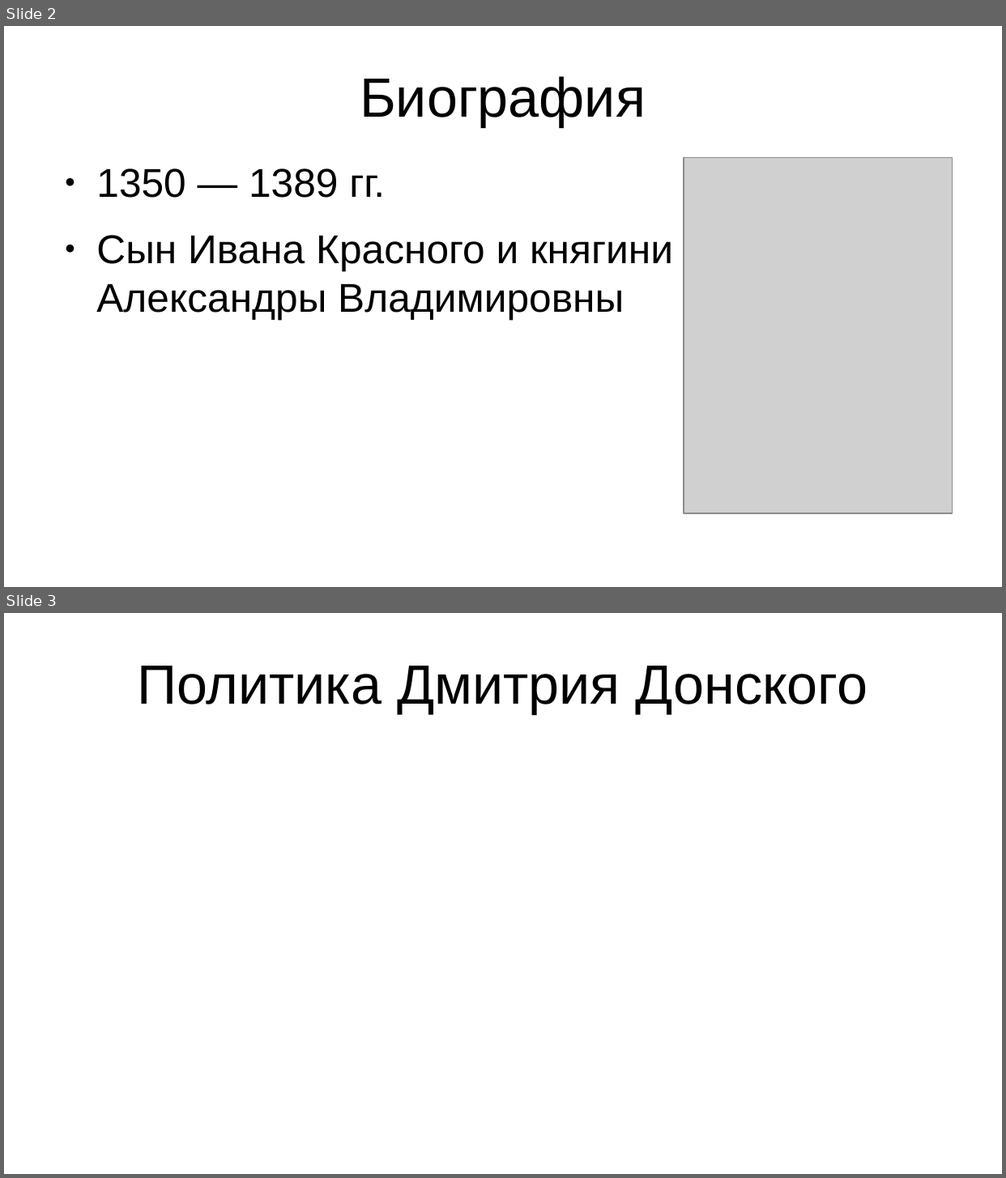
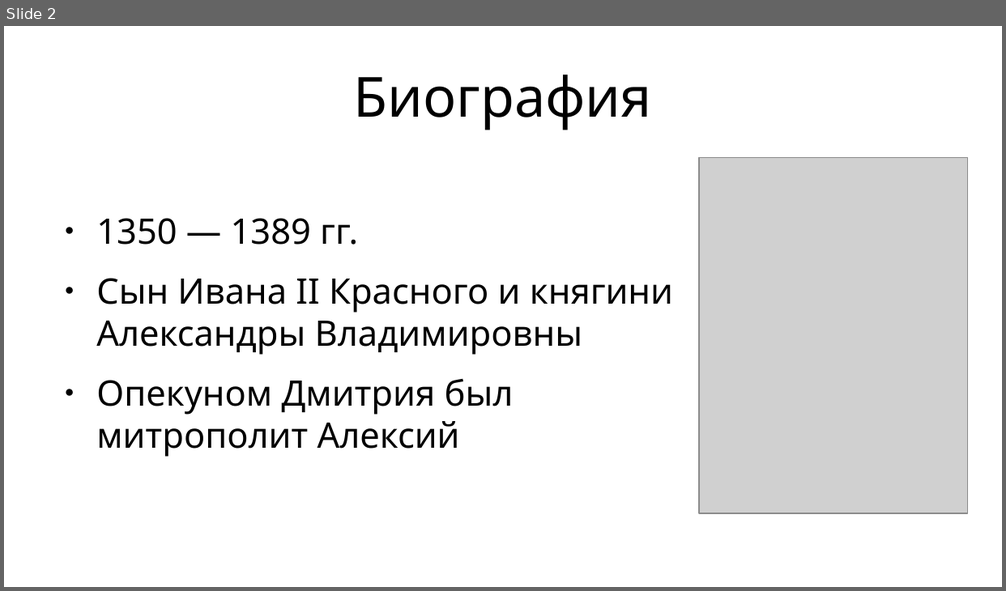
Before and after one commit to Astolfo-femboy-UwU/urban-octo-barnacle, a slide deck: История/Дмитрий Донской.pptx. Shown one above the other, each under a label of ours: slides 2 and 3 before the commit, slide 2 after it. The pictures are 1006x1178 and 1006x591 pixels, drawn with LibreOffice and Linux fonts; fonts in the diff are those of the drawing; grey boxes stand for pictures. Boxes give left, top, right and bottom in pixels: in the first picture for what was removed or moved away, otherwise in the second. Text is boxed around its words. In the diff, an @@ line names an element or a change of style, - is before the commit and + after.

```diff
--- a/История/Дмитрий Донской.pptx
+++ b/История/Дмитрий Донской.pptx
@@ slide 3 removed at (4, 613, 1002, 1174), background #FFFFFF @@
@@ title removed at (137, 666, 868, 714) @@
-Политика Дмитрия Донского
@@ slide 2 changed as well @@
@@ title "Биография" at (353, 75, 652, 130): font Arial to Noto Sans @@
@@ text "1350 — 1389 гг." at (96, 218, 673, 457): vertical alignment top to middle @@
@@ picture: place and size @@
-picture at (684, 157, 953, 514)
+picture at (700, 157, 968, 514)
@@ text at (96, 218, 358, 245): size 32 to 28 pt, font Arial to Noto Sans in "1350 — 1389 гг." @@
@@ text at (96, 278, 673, 457): text changed; size 32 to 28 pt; font Arial to Noto Sans @@
-● Сын Ивана Красного и княгини Александры Владимировны
+● Сын Ивана II Красного и княгини Александры Владимировны
+● Опекуном Дмитрия был митрополит Алексий
```
Also in this commit, not shown: 1 other slide changed, 7 slides added, 4 other slides removed, 3 other files.
